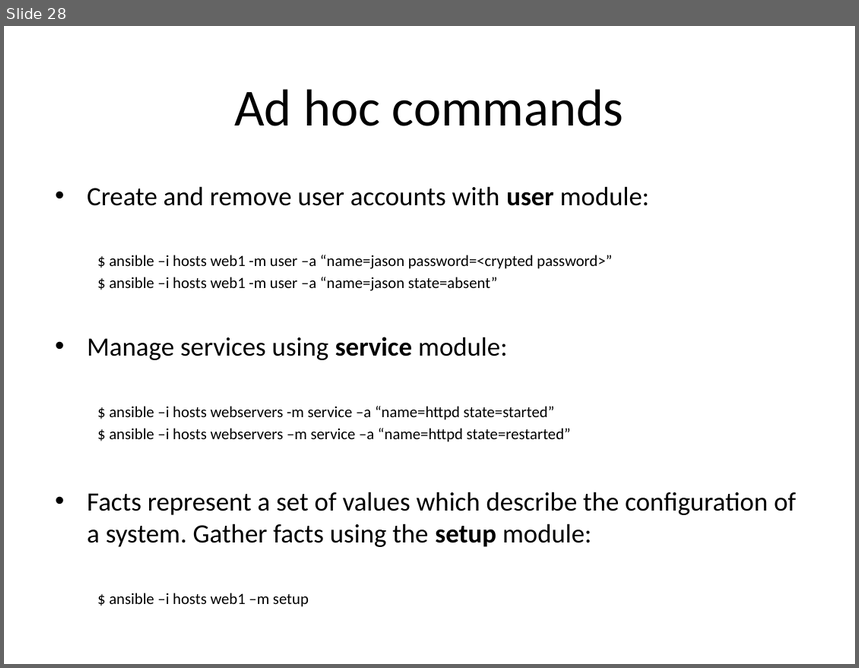
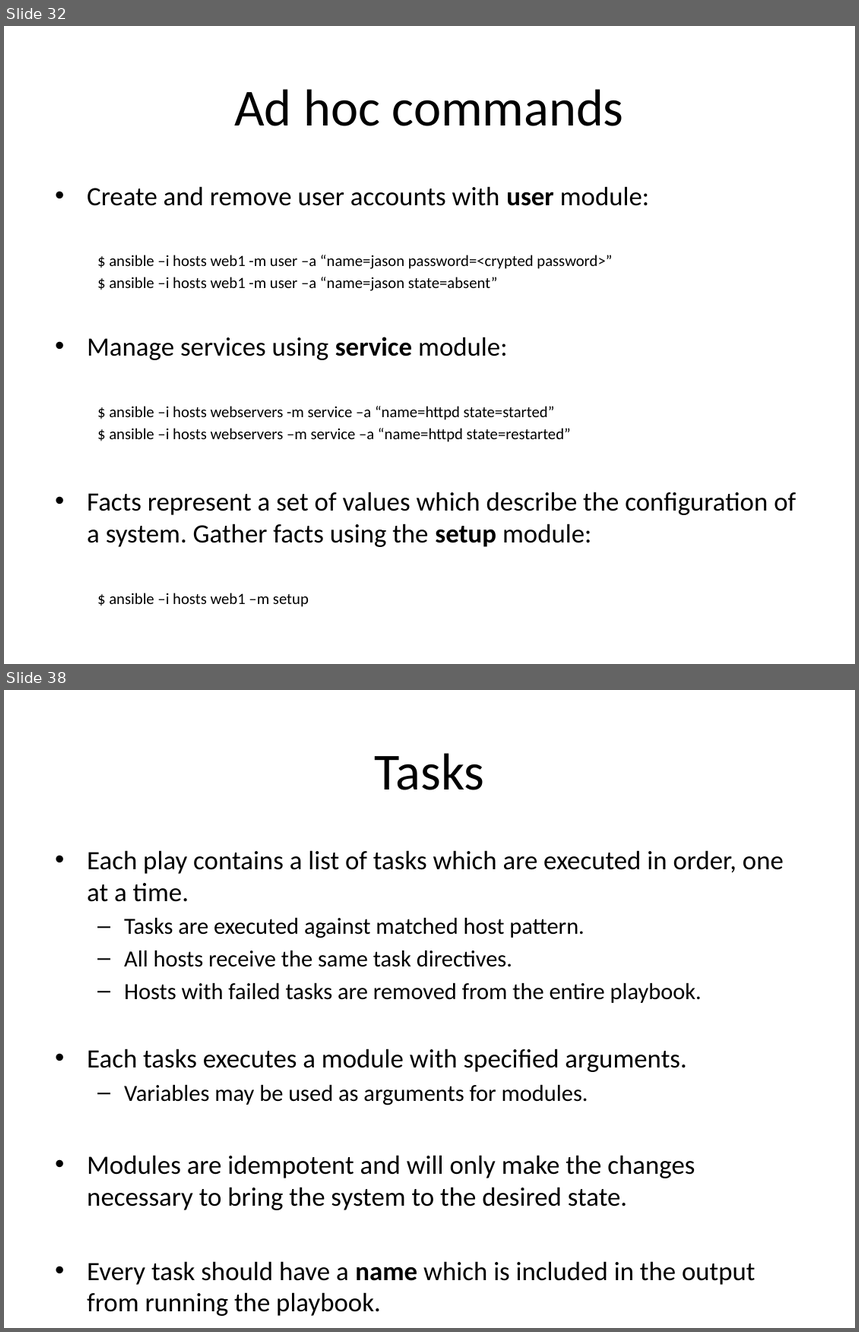
Before and after one commit to jasondbaker/infrastructure-class, a slide deck: lectures/infrastructure-week-10.pptx. Shown one above the other, each under a label of ours: slide 28 before the commit, slides 32 and 38 after it; the slides between them are not shown. The pictures are 859x668 and 859x1332 pixels, drawn with LibreOffice and Linux fonts; fonts in the diff are those of the drawing. Boxes give left, top, right and bottom in pixels: in the first picture for what was removed or moved away, otherwise in the second. Text is boxed around its words. In the diff, an @@ line names an element or a change of style, - is before the commit and + after.

```diff
--- a/lectures/infrastructure-week-10.pptx
+++ b/lectures/infrastructure-week-10.pptx
@@ slide 38 added at [4,690,855,1328], background #FFFFFF @@
@@ title added at [375,753,485,790], 44 pt, text #000000 @@
+Tasks
@@ text added at [87,850,784,1316], 22.4 pt, text #000000 @@
+• Each play contains a list of tasks which are executed in order, one at a time.
+  – Tasks are executed against matched host pattern.
+  – All hosts receive the same task directives.
+  – Hosts with failed tasks are removed from the entire playbook.
+• Each tasks executes a module with specified arguments.
+  – Variables may be used as arguments for modules.
+• Modules are idempotent and will only make the changes necessary to bring the system to the desired state.
+• Every task should have a name which is included in the output from running the playbook.
@@ what was slide 28 is now slide 32 @@
```
Also in this commit, not shown: 2 slides changed, 27 other slides added.
